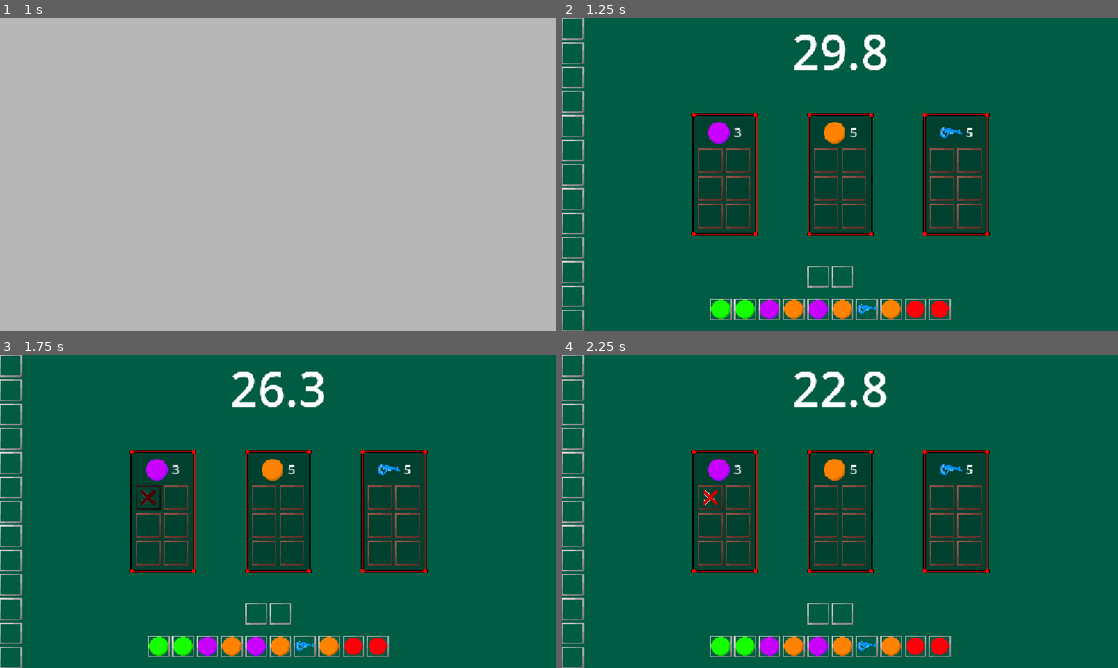
Above: before the commit, frames 1-4 (two rows, left to right).
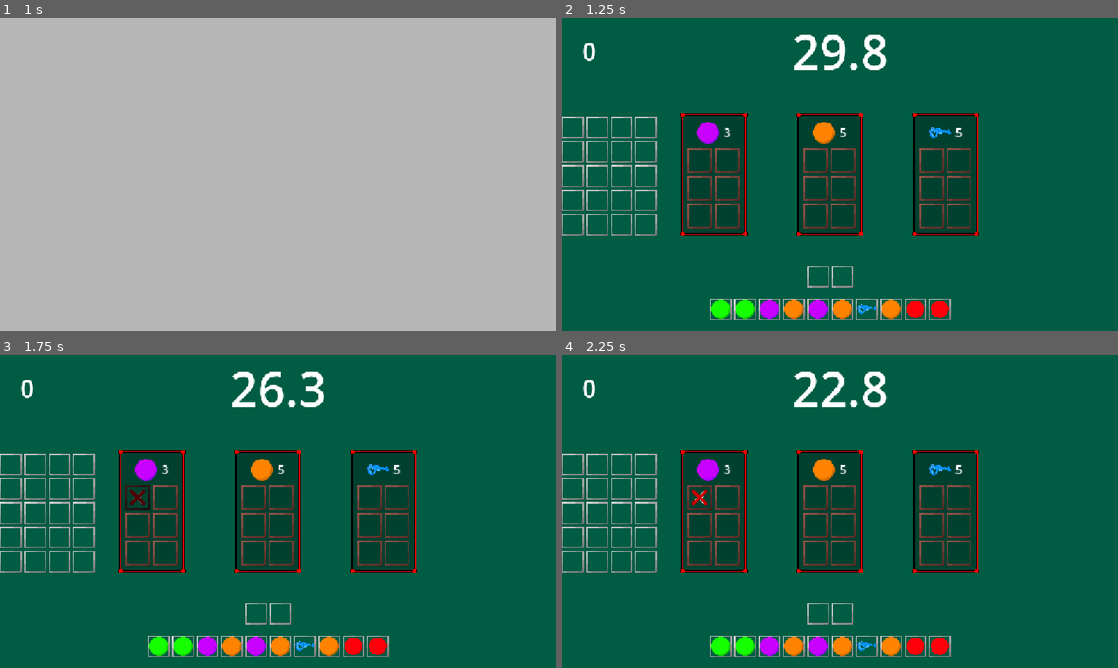
Above: after the commit, the same moments.

Repository: TobiHudi/Liberio
Game: Godot game, scene res://scenes/levels/main_menu.tscn
Two runs of this game, one before a commit and one after it. Both use one fixed random seed, a clock stepped at 60 frames per second and the inputs below.
Inputs (mouse positions are in pixels of both pictures, inside the frame that each line leads up to):
- Up to frame 1 (1 s): click "Start" at 0.5 s
- Up to frame 2 (1.25 s): no input
- Up to frame 3 (1.75 s): click (150, 498) at 1.27 s
- Up to frame 4 (2.25 s): click (701, 498) at 2.02 s

Frame 1 is identical in both runs. In frame 2, 9.3% of the frame differs, in the area x 0-77%, y 0-100%; in frame 3, 9.4%; in frame 4, 9.4%.

Commit message:
Created StyleBox file and added Points
-Added StyleBoxFlat for theming
-Added Points to the game
-Added basic visuals for Points
-Fixed a Bug resulting the Player to keep the Item in the hand, after the game.
-Fixed a Bug if the player clicked a slot inside the shelf, causing an additional loop to be added.
-Reworked Trashcan and ItemRandomizer, to use the new StyleBoxFlat, instead of hardcoded values.

Diff:
--- /dev/null
+++ b/prototype-17082026/resources/data/default_theme.tres
@@ -0,0 +1,3 @@
+[gd_resource type="Theme" format=3 uid="uid://5xiadsxmtv7h"]
+
+[resource]
--- /dev/null
+++ b/prototype-17082026/resources/data/empty_stylebox.tres
@@ -0,0 +1,4 @@
+[gd_resource type="StyleBoxFlat" format=3 uid="uid://d1hnkfbp46yrt"]
+
+[resource]
+bg_color = Color(0.004019165, 0.004019165, 0.004019165, 0)
--- /dev/null
+++ b/prototype-17082026/resources/data/progress_bar.tres
@@ -0,0 +1,4 @@
+[gd_resource type="StyleBoxFlat" format=3 uid="uid://by06ugwg5uwks"]
+
+[resource]
+bg_color = Color(1, 1, 1, 1)
--- a/prototype-17082026/resources/scripts/game_logic/game_loop_manager.gd
+++ b/prototype-17082026/resources/scripts/game_logic/game_loop_manager.gd
@@ -2,6 +2,7 @@
 extends Node
 
 @export var timer_label : Label
+@export var points_label : Label
 
 var timer : float
 var start_timer : bool = false
@@ -23,6 +24,7 @@
 	while start_timer:
 		timer -= get_process_delta_time()
 		timer_label.text = str("%.1f" % timer)
+		points_label.text = str(GameManager.player_points)
 		if timer <= 0:
 			timer_label.text = "0"
 			start_timer = false
--- a/prototype-17082026/resources/scripts/game_logic/game_manager.gd
+++ b/prototype-17082026/resources/scripts/game_logic/game_manager.gd
@@ -1,6 +1,6 @@
 extends Node
 
-var points : int
+var player_points : int
 
 var selected_item : String
 var current_shelf_multiplier : float
--- a/prototype-17082026/resources/scripts/game_logic/item_randomizer.gd
+++ b/prototype-17082026/resources/scripts/game_logic/item_randomizer.gd
@@ -1,6 +1,8 @@
 extends InventoryBase
 
 @export var respawn_time : float
+var progress_bar_stylebox : StyleBoxFlat = preload("res://resources/data/progress_bar.tres")
+var progress_bar_stylebox_empty : StyleBoxFlat = preload("res://resources/data/empty_stylebox.tres")
 var to_spawn : Array[String] = ResourceTable.ITEMS
 var center_container : CenterContainer = CenterContainer.new()
 func _ready() -> void:
@@ -19,18 +21,18 @@
 			var progress_bar : ProgressBar = ProgressBar.new()
 			slot.add_child(progress_bar)
 			slot.add_child(timer)
-			var new_style_fill = progress_bar.get_theme_stylebox("fill").duplicate()
-			var new_style_bg = progress_bar.get_theme_stylebox("background").duplicate()
+#			var new_style_fill = progress_bar.get_theme_stylebox("fill").duplicate()
+#			var new_style_bg = progress_bar.get_theme_stylebox("background").duplicate()
+#
+#			new_style_fill.corner_radius_top_left = 0
+#			new_style_fill.corner_radius_top_right = 0
+#			new_style_fill.corner_radius_bottom_left = 0
+#			new_style_fill.corner_radius_bottom_right = 0
+#			new_style_fill.bg_color = Color(1, 1, 1, 1)
+#			new_style_bg.bg_color = Color(0, 0, 0, 0)
 
-			new_style_fill.corner_radius_top_left = 0
-			new_style_fill.corner_radius_top_right = 0
-			new_style_fill.corner_radius_bottom_left = 0
-			new_style_fill.corner_radius_bottom_right = 0
-			new_style_fill.bg_color = Color(1, 1, 1, 1)
-			new_style_bg.bg_color = Color(0, 0, 0, 0)
-
-			progress_bar.add_theme_stylebox_override("fill", new_style_fill)
-			progress_bar.add_theme_stylebox_override("background", new_style_bg)
+			progress_bar.add_theme_stylebox_override("fill", progress_bar_stylebox)
+			progress_bar.add_theme_stylebox_override("background", progress_bar_stylebox_empty)
 			progress_bar.set_fill_mode(3)
 			progress_bar.set_anchors_and_offsets_preset(Control.PRESET_FULL_RECT)
 			progress_bar.show_percentage = false
--- a/prototype-17082026/resources/scripts/game_objects/shelf.gd
+++ b/prototype-17082026/resources/scripts/game_objects/shelf.gd
@@ -1,6 +1,7 @@
 extends InventoryBase
 
 @export var bonus_time : float
+@export var bonus_points : int
 @export var penalty_time : float
 @export var clear_shelf_time : float
 @export var clear_slot_time : float
@@ -46,6 +47,9 @@
 			slots_filled += 1
 
 	if slots_filled == inventory_slots:
+		for shelf_slot in slot_container.get_children():
+			if shelf_slot is TextureButton:
+				shelf_slot.set_mouse_filter(Control.MOUSE_FILTER_IGNORE)
 		#Spielt die "pulse" animation, wenn das Regal voll ist.
 		var tweeny_pulse : Tween = create_tween()
 		tweeny_pulse.set_loops()
@@ -70,9 +74,12 @@
 				shelf_slot.set_meta("item_id", "")
 				update_slot(shelf_slot)
 				tween_animation(shelf_slot, AnimationState.OUT)
+				shelf_slot.set_mouse_filter(Control.MOUSE_FILTER_STOP)
 
 				await get_tree().create_timer(clear_slot_time).timeout
 		EventBus.game_timer_update.emit(bonus_time)
+		GameManager.player_points += bonus_points
+
 		print_debug("ALLE SLOTS BEFÜLLT :D")
 
 func on_item_accept(item_id : String, _index : int) -> bool:
--- a/prototype-17082026/resources/scripts/game_objects/trashcan.gd
+++ b/prototype-17082026/resources/scripts/game_objects/trashcan.gd
@@ -1,7 +1,8 @@
 extends InventoryBase
 
 @export var empty_trash_time : float
-
+var progress_bar_stylebox : StyleBoxFlat = preload("res://resources/data/progress_bar.tres")
+var progress_bar_stylebox_empty : StyleBoxFlat = preload("res://resources/data/empty_stylebox.tres")
 var center_container : CenterContainer = CenterContainer.new()
 
 func _ready() -> void:
@@ -28,18 +29,19 @@
 			print_debug("AAA")
 
 func add_trashcan_properties(trashcan_timer : Timer, trashcan_progress_bar : ProgressBar) -> void:
-	var new_style_fill = trashcan_progress_bar.get_theme_stylebox("fill").duplicate()
-	var new_style_bg = trashcan_progress_bar.get_theme_stylebox("background").duplicate()
+#	var new_style_fill = trashcan_progress_bar.get_theme_stylebox("fill").duplicate()
+#	var new_style_bg = trashcan_progress_bar.get_theme_stylebox("background").duplicate()
+#
+#	new_style_fill.corner_radius_top_left = 0
+#	new_style_fill.corner_radius_top_right = 0
+#	new_style_fill.corner_radius_bottom_left = 0
+#	new_style_fill.corner_radius_bottom_right = 0
+#	new_style_fill.bg_color = Color(1, 1, 1, 1)
+#	new_style_bg.bg_color = Color(0, 0, 0, 0)
+#
+	trashcan_progress_bar.add_theme_stylebox_override("fill", progress_bar_stylebox)
+	trashcan_progress_bar.add_theme_stylebox_override("background", progress_bar_stylebox_empty)
 
-	new_style_fill.corner_radius_top_left = 0
-	new_style_fill.corner_radius_top_right = 0
-	new_style_fill.corner_radius_bottom_left = 0
-	new_style_fill.corner_radius_bottom_right = 0
-	new_style_fill.bg_color = Color(1, 1, 1, 1)
-	new_style_bg.bg_color = Color(0, 0, 0, 0)
-
-	trashcan_progress_bar.add_theme_stylebox_override("fill", new_style_fill)
-	trashcan_progress_bar.add_theme_stylebox_override("background", new_style_bg)
 	trashcan_progress_bar.set_fill_mode(3)
 	trashcan_progress_bar.set_anchors_and_offsets_preset(Control.PRESET_FULL_RECT)
 	trashcan_progress_bar.show_percentage = false
--- a/prototype-17082026/resources/scripts/ui/game_over_menu.gd
+++ b/prototype-17082026/resources/scripts/ui/game_over_menu.gd
@@ -11,5 +11,7 @@
 
 func retry_button() -> void:
 	SceneManager.change_scene(retry_menu_path)
+	GameManager.selected_item = ""
 func main_menu() -> void:
 	SceneManager.change_scene(main_menu_path)
+	GameManager.selected_item = ""
--- a/prototype-17082026/scenes/game_logic/game_loop_manager.tscn
+++ b/prototype-17082026/scenes/game_logic/game_loop_manager.tscn
@@ -2,19 +2,12 @@
 
 [ext_resource type="Script" uid="uid://bu7jg56xqsbok" path="res://resources/scripts/game_logic/game_loop_manager.gd" id="1_wapyw"]
 
-[node name="GameLoopManager" type="Control" unique_id=739497856 node_paths=PackedStringArray("timer_label")]
-layout_mode = 3
-anchors_preset = 15
-anchor_right = 1.0
-anchor_bottom = 1.0
-grow_horizontal = 2
-grow_vertical = 2
-mouse_filter = 2
+[node name="GameLoopManager" type="CanvasLayer" unique_id=81422409 node_paths=PackedStringArray("timer_label", "points_label")]
 script = ExtResource("1_wapyw")
 timer_label = NodePath("Label")
+points_label = NodePath("Points")
 
 [node name="Label" type="Label" parent="." unique_id=1301277516]
-layout_mode = 1
 anchors_preset = 5
 anchor_left = 0.5
 anchor_right = 0.5
@@ -26,3 +19,11 @@
 text = "10"
 horizontal_alignment = 1
 vertical_alignment = 1
+
+[node name="Points" type="Label" parent="." unique_id=1925400230]
+offset_right = 114.0
+offset_bottom = 137.0
+theme_override_font_sizes/font_size = 50
+text = "10"
+horizontal_alignment = 1
+vertical_alignment = 1
--- a/prototype-17082026/scenes/game_objects/shelf.tscn
+++ b/prototype-17082026/scenes/game_objects/shelf.tscn
@@ -7,11 +7,20 @@
 
 [node name="Shelf" type="Control" unique_id=1567865377 node_paths=PackedStringArray("timer_and_item_container")]
 layout_mode = 3
-anchors_preset = 0
-offset_right = 1.0
-offset_bottom = 27.0
+anchors_preset = 8
+anchor_left = 0.5
+anchor_top = 0.5
+anchor_right = 0.5
+anchor_bottom = 0.5
+offset_left = -0.5
+offset_top = -13.5
+offset_right = 0.5
+offset_bottom = 13.5
+grow_horizontal = 2
+grow_vertical = 2
 script = ExtResource("1_qyujd")
 bonus_time = 10.0
+bonus_points = 10
 penalty_time = 3.0
 clear_shelf_time = 5.0
 timer_and_item_container = NodePath("CenterContainer/Panel/MarginContainer/VBoxContainer/TimerAndItemContainer")
@@ -19,9 +28,14 @@
 inventory_columns = 2
 
 [node name="CenterContainer" type="CenterContainer" parent="." unique_id=1334496777]
-layout_mode = 0
-offset_right = 40.0
-offset_bottom = 40.0
+layout_mode = 1
+anchors_preset = 8
+anchor_left = 0.5
+anchor_top = 0.5
+anchor_right = 0.5
+anchor_bottom = 0.5
+grow_horizontal = 2
+grow_vertical = 2
 use_top_left = true
 
 [node name="Panel" type="PanelContainer" parent="CenterContainer" unique_id=440837617]
--- a/prototype-17082026/scenes/game_objects/trashcan.tscn
+++ b/prototype-17082026/scenes/game_objects/trashcan.tscn
@@ -15,3 +15,8 @@
 empty_trash_time = 1.0
 inventory_slots = 2
 inventory_columns = 1
+
+[node name="ProgressBar" type="ProgressBar" parent="." unique_id=1415692458]
+layout_mode = 0
+offset_right = 4.0
+offset_bottom = 27.0
--- a/prototype-17082026/scenes/levels/main.tscn
+++ b/prototype-17082026/scenes/levels/main.tscn
@@ -22,8 +22,8 @@
 anchor_top = 0.5
 anchor_right = 0.5
 anchor_bottom = 0.5
-offset_left = -150.0
-offset_right = 150.0
+offset_left = -172.0
+offset_right = 128.0
 grow_horizontal = 2
 grow_vertical = 2
 scale = Vector2(1.6, 1.6)
@@ -49,17 +49,17 @@
 
 [node name="Inventory" parent="." unique_id=1592999086 instance=ExtResource("4_j4d2a")]
 layout_mode = 1
-anchors_preset = 0
+anchors_preset = 4
 anchor_left = 0.0
-anchor_top = 0.0
+anchor_top = 0.5
 anchor_right = 0.0
-anchor_bottom = 0.0
-offset_top = 0.0
-offset_bottom = 0.0
+anchor_bottom = 0.5
+offset_top = -120.0
+offset_bottom = -120.0
 grow_horizontal = 1
-grow_vertical = 1
-inventory_slots = 13
-inventory_columns = 1
+grow_vertical = 2
+inventory_slots = 20
+inventory_columns = 4
 
 [node name="Trashcan" parent="." unique_id=1680512811 instance=ExtResource("1_b6bv0")]
 layout_mode = 1
@@ -80,9 +80,3 @@
 inventory_columns = 10
 
 [node name="GameLoopManager" parent="." unique_id=739497856 instance=ExtResource("6_b6bv0")]
-layout_mode = 1
-anchors_preset = 5
-anchor_left = 0.5
-anchor_right = 0.5
-anchor_bottom = 0.0
-grow_vertical = 1
